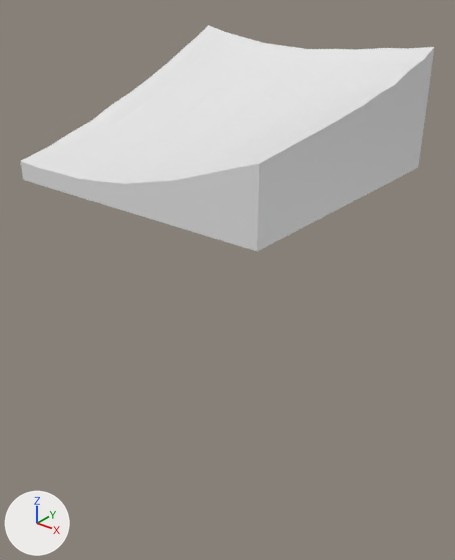
The glTF model assets/terrain/surface_pieces/surf_28_5.glb: old version first, new version second.
Rendered twice from a 50 mm camera at (39.35, 73.95, -21.8) aimed at (32.68, 82.29, -26.97). Arrows for +X, +Y and +Z are at lower left; the lights stay in place. The older version comes first. Where no turn or scale is listed for an object, it has been applied to the vertices.

In view in the first picture: 'geometry_0'.
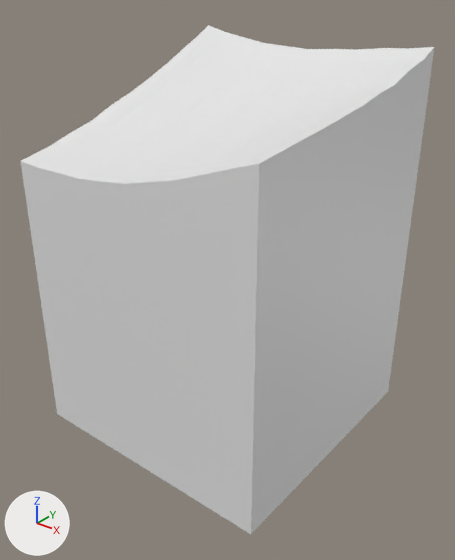
The edits, one by one:
me_geometry_0 is used by ob_geometry_0; location (0.0, 0.0, 0.0).
me_geometry_0 had 89 vertices, 174 faces and spanned x 30.0..35.0, y 80.0..85.0, z -25.0..-22.78.
me_geometry_0 now has 89 vertices, 174 faces and spans x 30.0..35.0, y 80.0..85.0, z -30.0..-22.78.
Part 1, on me_geometry_0:
4 vertices are removed from x 30.0..35.0, y 80.0..85.0, z -25.0.
57 faces are deleted.
4 vertices are added at (30.0, 85.0, -30.0), (30.0, 80.0, -30.0), (35.0, 85.0, -30.0), (35.0, 80.0, -30.0).
57 new faces join them.

Boxes [x1, y1, x2, y2] around the edits, measured in the pictures (455 x 560 px; the box of a moved part takes in the faces that stretch with it):
'geometry_0', reshaped (125% taller)
    before: [21, 25, 434, 251]
    after: [21, 25, 434, 534]
part 1 of me_geometry_0, moved or reshaped
    before: [23, 166, 418, 251]
    after: [23, 166, 418, 534]
